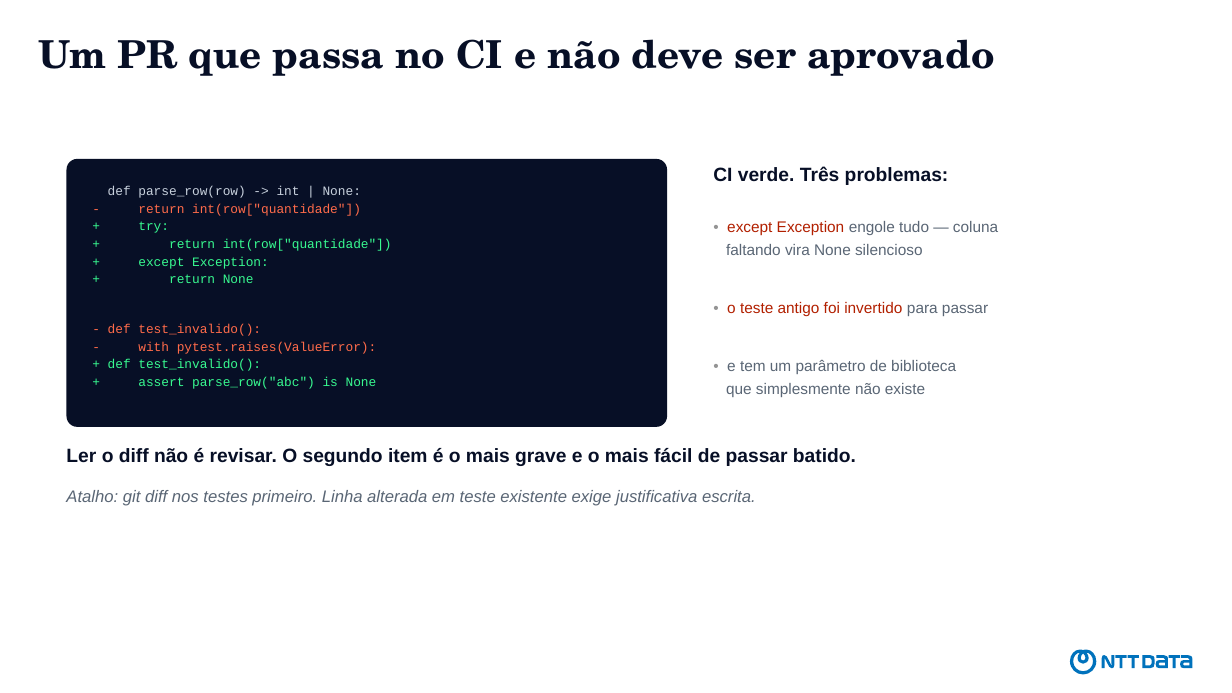
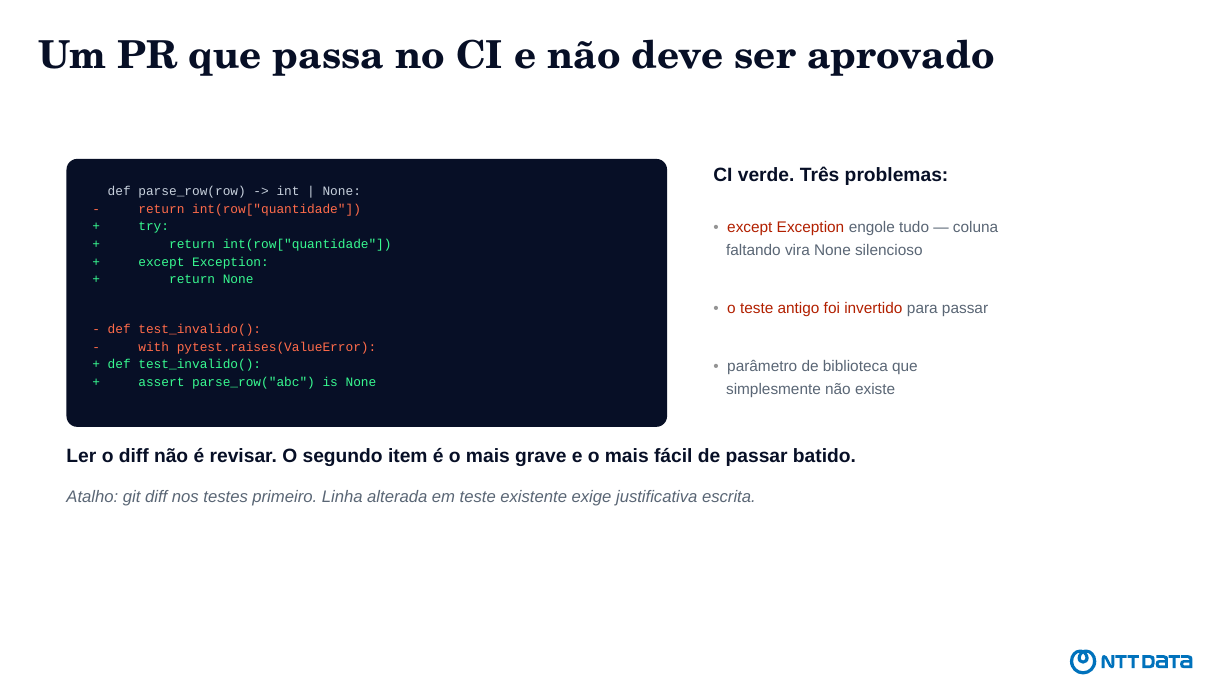
Before and after one commit to devdiasbr/boas-praticas-ia, a slide deck: slide 21 of apresentacao/como-eu-uso-ia.pptx (slide 18 before the commit). Drawn at 1232x693 pixels with LibreOffice and Linux fonts; fonts in the diff are those of the drawing. Boxes give left, top, right and bottom in pixels: in the first picture for what was removed or moved away, otherwise in the second. Text is boxed around its words. In the diff, an @@ line names an element or a change of style, - is before the commit and + after.

```diff
--- a/apresentacao/como-eu-uso-ia.pptx
+++ b/apresentacao/como-eu-uso-ia.pptx
@@ text at bbox=[726, 360, 918, 397]: text changed @@
-• e tem um parâmetro de biblioteca
-que simplesmente não existe
+• parâmetro de biblioteca que
+simplesmente não existe
```
Also in this commit, not shown: 6 other slides changed, 17 slides added, 15 slides removed, 2 other files.
